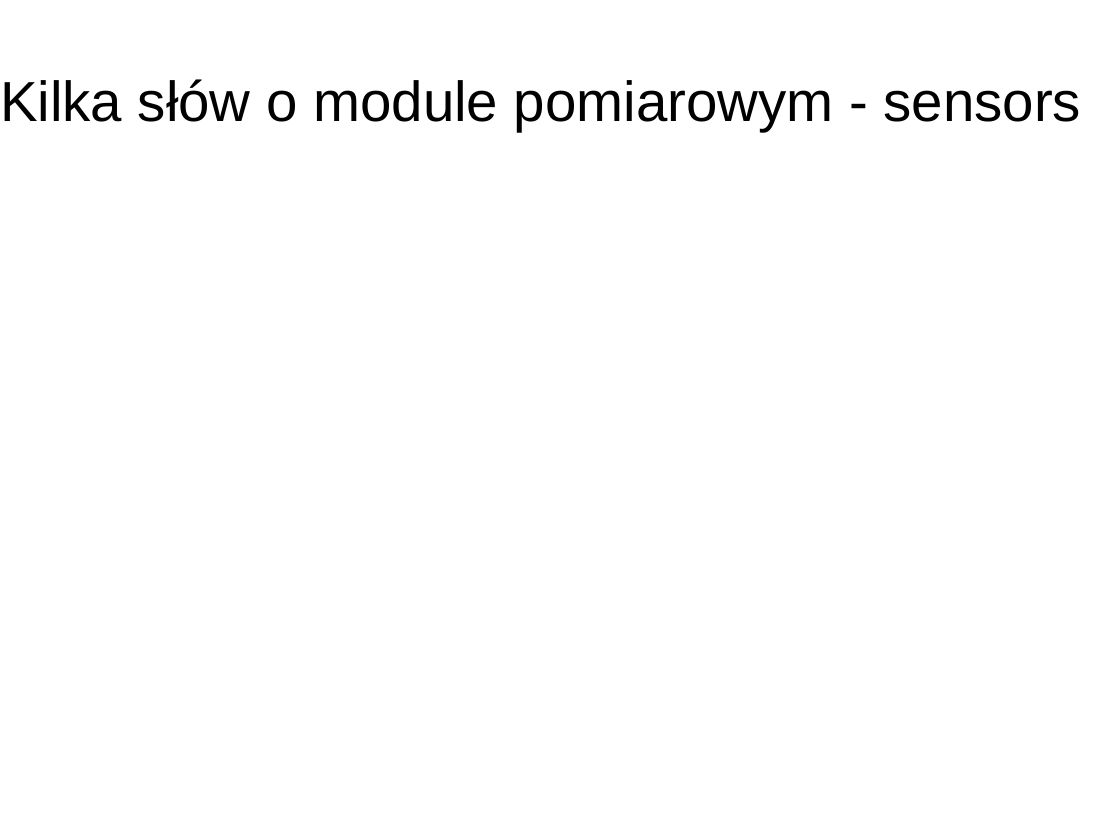
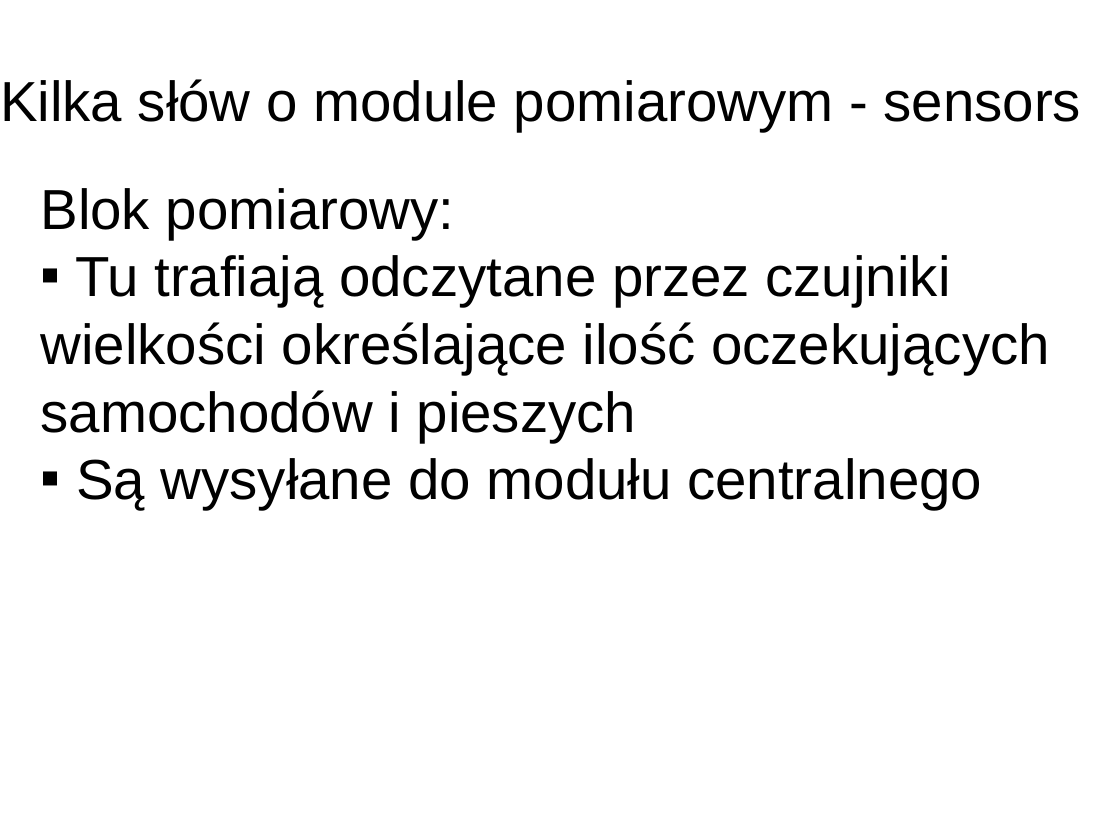
Before and after one commit to AleksanderPasiut/APProject_TrafficLights, a slide deck: slide 10 of prezentacja.pptx (slide 9 before the commit). Drawn at 1120x840 pixels with LibreOffice and Linux fonts; fonts in the diff are those of the drawing; background and template pictures are left out. Boxes give left, top, right and bottom in pixels: in the first picture for what was removed or moved away, otherwise in the second. Text is boxed around its words. In the diff, an @@ line names an element or a change of style, - is before the commit and + after.

```diff
--- a/prezentacja.pptx
+++ b/prezentacja.pptx
@@ text added at <box>40,188,1050,510</box>, 40 pt, text #000000 @@
+Blok pomiarowy:
+▪ Tu trafiają odczytane przez czujniki wielkości określające ilość oczekujących samochodów i pieszych
+▪ Są wysyłane do modułu centralnego
```
Also in this commit, not shown: 5 other slides changed, 1 other file.
